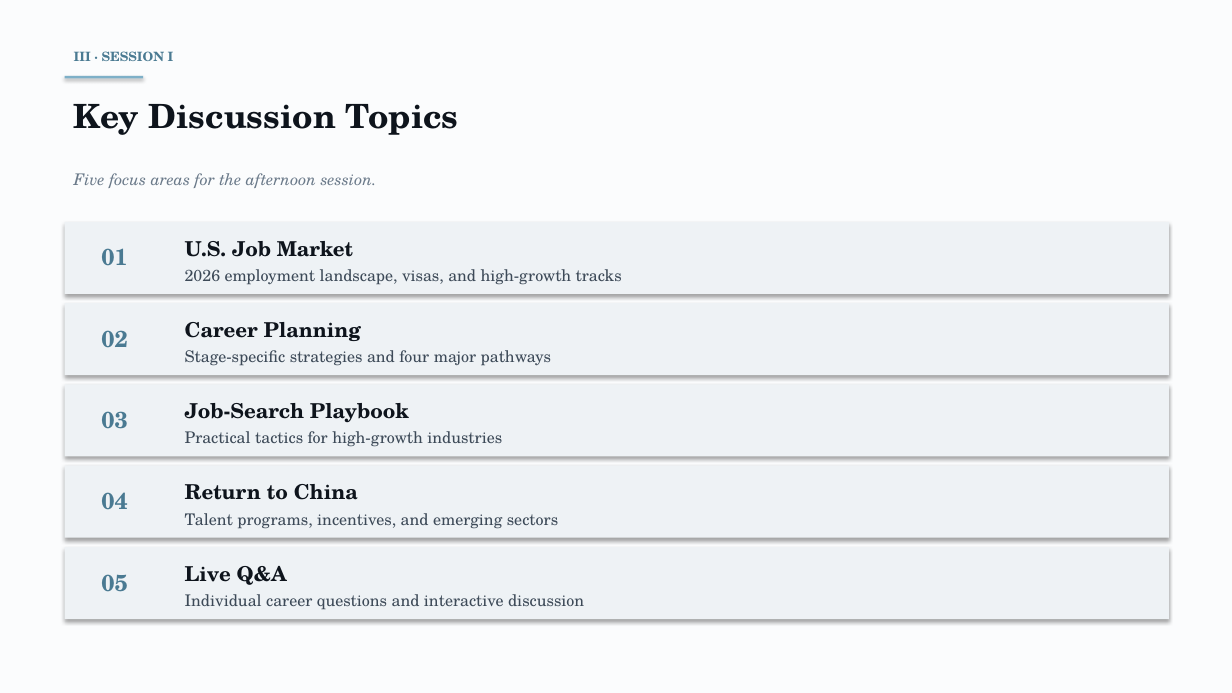
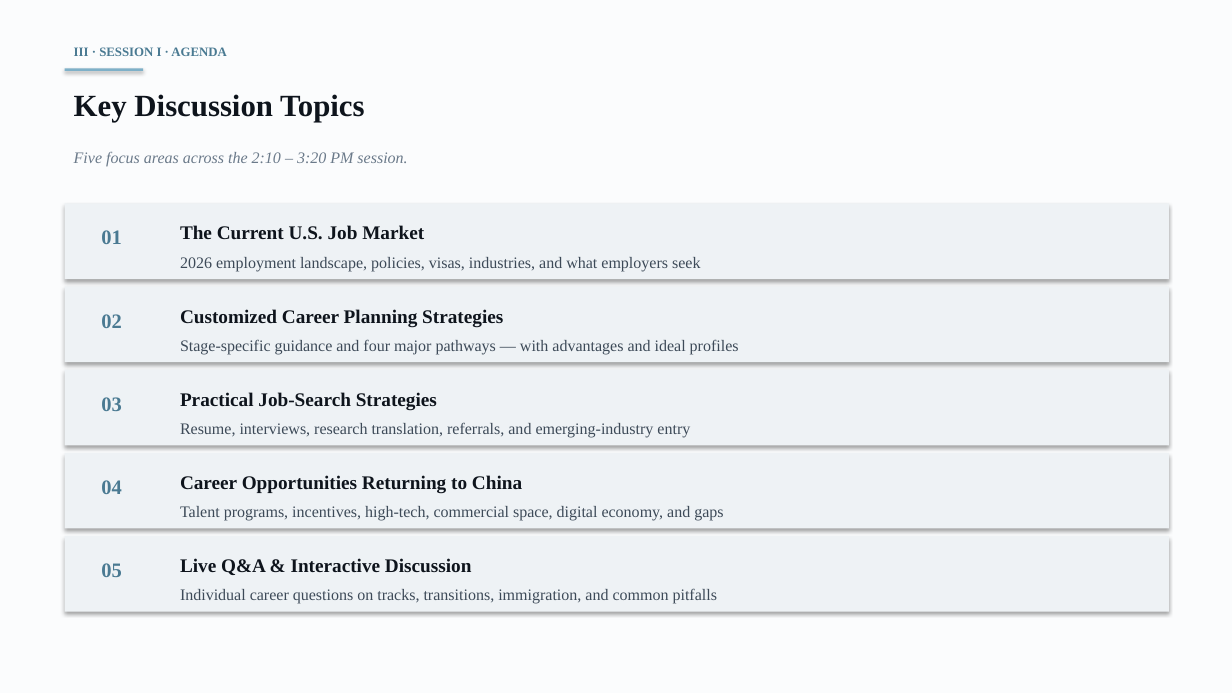
Before and after one commit to anthonyleedu/anthonyleedu, a slide deck: slide 3 of Heliospace_Company_And_Product_Overview.pptx (slide 7 before the commit). Drawn at 1232x693 pixels with LibreOffice and Linux fonts; fonts in the diff are those of the drawing. Boxes give left, top, right and bottom in pixels: in the first picture for what was removed or moved away, otherwise in the second. Text is boxed around its words. In the diff, an @@ line names an element or a change of style, - is before the commit and + after.

```diff
--- a/Heliospace_Company_And_Product_Overview.pptx
+++ b/Heliospace_Company_And_Product_Overview.pptx
@@ text at <box>74,47,226,56</box>: text changed; font TeX Gyre Schola to Times New Roman @@
-III · SESSION I
+III · SESSION I · AGENDA
@@ 2 texts, 1 rectangle: place and size @@
-2 texts, 1 rectangle at <box>65,76,143,592</box>
+2 texts, 1 rectangle at <box>65,68,143,577</box>
@@ text "Key Discussion Topics": place and size @@
-text "Key Discussion Topics" at <box>74,104,459,135</box>
+text "Key Discussion Topics" at <box>74,94,364,122</box>
@@ text "Key Discussion Topics" at <box>74,94,364,122</box>: size 26 to 24 pt, font TeX Gyre Schola to Times New Roman @@
@@ text at <box>74,152,407,167</box>: text changed; font TeX Gyre Schola to Times New Roman @@
-Five focus areas for the afternoon session.
+Five focus areas across the 2:10 – 3:20 PM session.
@@ rectangle: place and size @@
-rectangle at <box>65,222,1169,294</box>
+rectangle at <box>65,203,1169,279</box>
@@ size 18 to 16 pt, font TeX Gyre Schola to Times New Roman in 5 elements at <box>101,563,121,577</box>, <box>101,480,121,494</box>, <box>101,397,121,411</box>, <box>101,314,121,328</box>, <box>101,230,121,244</box> @@
@@ text "01": place and size @@
-text "01" at <box>101,248,127,266</box>
+text "01" at <box>101,230,121,244</box>
@@ text at <box>180,225,424,240</box>: text changed; size 16 to 15 pt; font TeX Gyre Schola to Times New Roman @@
-U.S. Job Market
+The Current U.S. Job Market
@@ text at <box>180,257,700,272</box>: text changed; font TeX Gyre Schola to Times New Roman @@
-2026 employment landscape, visas, and high-growth tracks
+2026 employment landscape, policies, visas, industries, and what employers seek
@@ 2 texts, 2 rectangles: place and size @@
-2 texts, 2 rectangles at <box>65,303,1169,457</box>
+2 texts, 2 rectangles at <box>65,287,1169,445</box>
@@ text at <box>180,309,503,327</box>: text changed; size 16 to 15 pt; font TeX Gyre Schola to Times New Roman @@
-Career Planning
+Customized Career Planning Strategies
@@ text at <box>180,339,739,355</box>: text changed; font TeX Gyre Schola to Times New Roman @@
-Stage-specific strategies and four major pathways
+Stage-specific guidance and four major pathways — with advantages and ideal profiles
@@ text at <box>180,392,437,410</box>: text changed; size 16 to 15 pt; font TeX Gyre Schola to Times New Roman @@
-Job-Search Playbook
+Practical Job-Search Strategies
@@ text added at <box>180,422,690,438</box>, 12.5 pt, text #3D4A58 @@
+Resume, interviews, research translation, referrals, and emerging-industry entry
@@ text removed at <box>185,431,502,447</box> @@
-Practical tactics for high-growth industries
@@ rectangle: place and size @@
-rectangle at <box>65,466,1169,538</box>
+rectangle at <box>65,453,1169,529</box>
@@ text at <box>180,475,522,493</box>: text changed; size 16 to 15 pt; font TeX Gyre Schola to Times New Roman @@
-Return to China
+Career Opportunities Returning to China
@@ text at <box>180,506,723,521</box>: text changed; font TeX Gyre Schola to Times New Roman @@
-Talent programs, incentives, and emerging sectors
+Talent programs, incentives, high-tech, commercial space, digital economy, and gaps
@@ rectangle: place and size @@
-rectangle at <box>65,547,1169,619</box>
+rectangle at <box>65,536,1169,612</box>
@@ text at <box>180,558,472,575</box>: text changed; size 16 to 15 pt; font TeX Gyre Schola to Times New Roman @@
-Live Q&A
+Live Q&A & Interactive Discussion
@@ text at <box>180,588,717,604</box>: text changed; font TeX Gyre Schola to Times New Roman @@
-Individual career questions and interactive discussion
+Individual career questions on tracks, transitions, immigration, and common pitfalls
```
Also in this commit, not shown: 4 other slides changed, 23 slides added, 15 slides removed.
